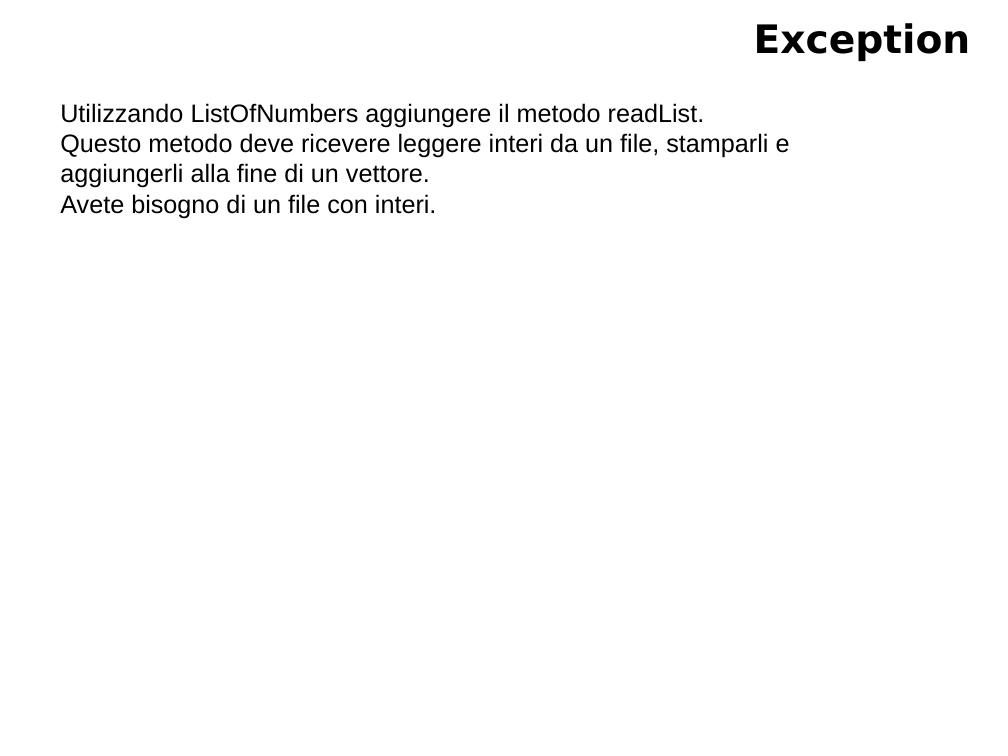
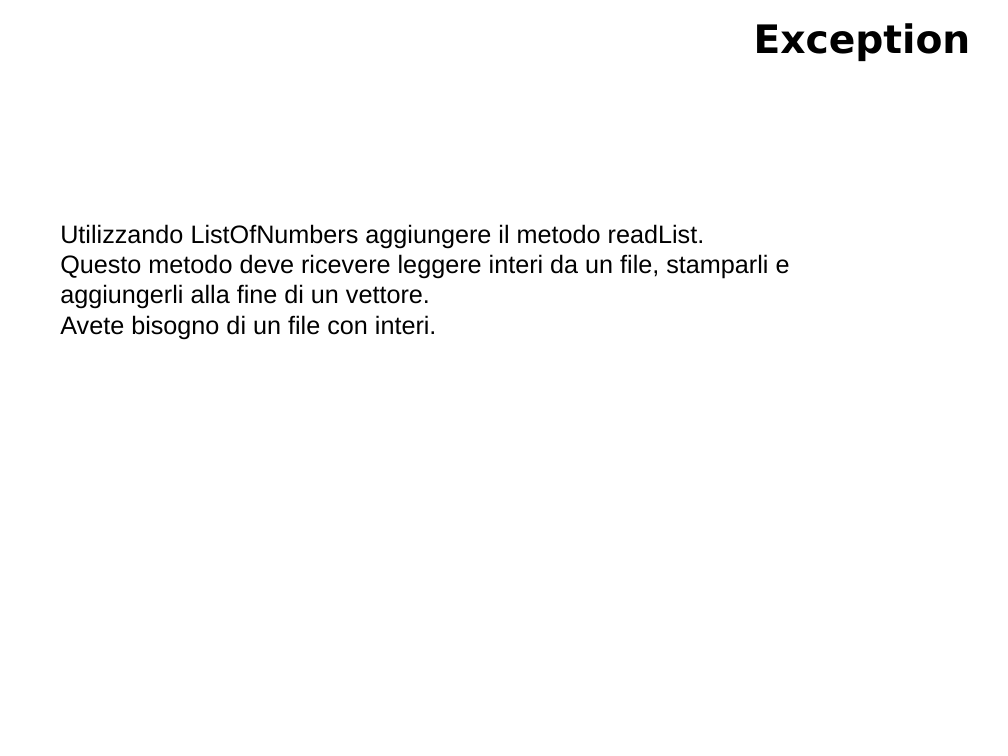
Before and after one commit to fgaudenzi/lezioni, a slide deck: slide 12 of lez 14/ex.pptx. Drawn at 1008x756 pixels with LibreOffice and Linux fonts; fonts in the diff are those of the drawing. Boxes give left, top, right and bottom in pixels: in the first picture for what was removed or moved away, otherwise in the second. Text is boxed around its words. In the diff, an @@ line names an element or a change of style, - is before the commit and + after.

```diff
--- a/lez 14/ex.pptx
+++ b/lez 14/ex.pptx
@@ text "Utilizzando ListOfNumbers aggiungere il metodo ..." moved from (x1=60, y1=103, x2=790, y2=218) to (x1=60, y1=224, x2=790, y2=339) @@
```
Also in this commit, not shown: 1 other file.
